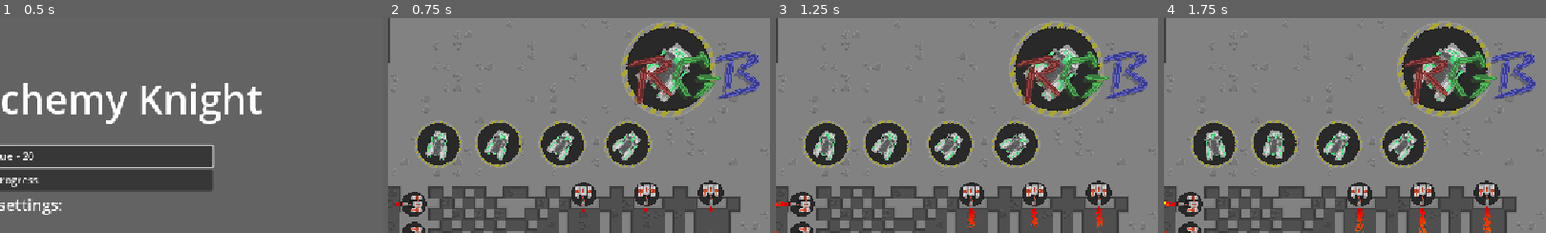
Above: before the commit, frames 1-4 (left to right).
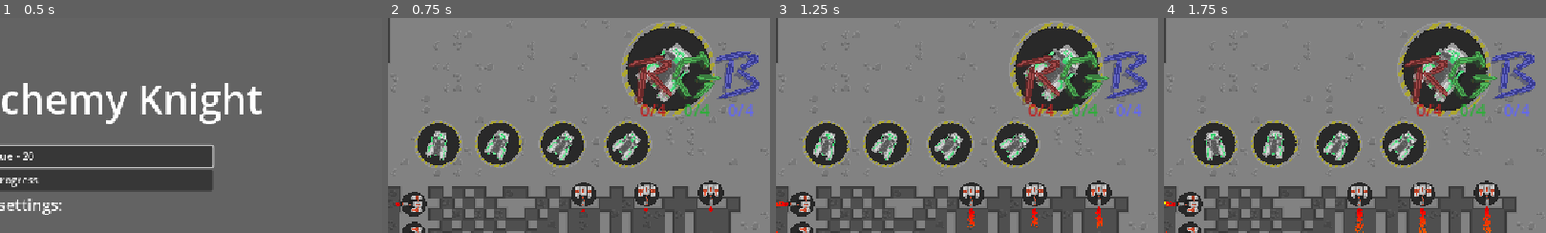
Above: after the commit, the same moments.

Repository: IwailerI/micro-jam-colors
Game: Godot game, scene res://scenes/mainmenu/mainmenu.tscn
Same seed, same stepped clock (60 frames per second), same inputs: the game is played once before the commit and once after it.
Inputs:
- Up to frame 1 (0.5 s): no input
- Up to frame 2 (0.75 s): click "Continue - 20" at 0.5 s
- Up to frame 3 (1.25 s): no input
- Up to frame 4 (1.75 s): hold D (movement_right) from 1.28 s (still down); hold Space (throttle) from 1.28 s (still down)
The pictures show only the part of the screen within x 50-100%, y 0-50%; the shares and areas given below are measured in that part.

Frame 1 is identical in both runs. In frame 2, 0.6% of the frame differs, in the area x 66-96%, y 40-46%; in frame 3, 0.6%; in frame 4, 0.6%.

Commit message:
added rgb numbers

Diff:
--- a/objects/potion_color_display/potion_color_display.gd
+++ b/objects/potion_color_display/potion_color_display.gd
@@ -20,14 +20,17 @@
 	r = {
 		unlit = [$RGB/R/Unlit1, $RGB/R/Unlit2, $RGB/R/Unlit3, $RGB/R/Unlit4],
 		lit = [$RGB/R/Lit1, $RGB/R/Lit2, $RGB/R/Lit3, $RGB/R/Lit4],
+		label = $RGB/R/Label,
 	},
 	g = {
 		unlit = [$RGB/G/Unlit1, $RGB/G/Unlit2, $RGB/G/Unlit3, $RGB/G/Unlit4],
 		lit = [$RGB/G/Lit1, $RGB/G/Lit2, $RGB/G/Lit3, $RGB/G/Lit4],
+		label = $RGB/G/Label,
 	},
 	b = {
 		unlit = [$RGB/B/Unlit2, $RGB/B/Unlit3, $RGB/B/Unlit4, $RGB/B/Unlit1],
 		lit = [$RGB/B/Lit2, $RGB/B/Lit3, $RGB/B/Lit4, $RGB/B/Lit1],
+		label = $RGB/B/Label,
 	},
 }
 
@@ -68,6 +71,7 @@
 	for i: int in 4:
 		t.tween_property(data.unlit[i], "modulate:a", float(want > i), dur)
 		t.tween_property(data.lit[i], "modulate:a", float(have > i), dur)
+	data.label.text = "%d/%d" % [have, want]
 
 
 func _get_target_col(have: int, want: int) -> Color:
--- a/objects/potion_color_display/potion_color_display.tscn
+++ b/objects/potion_color_display/potion_color_display.tscn
@@ -369,6 +369,15 @@
 centered = false
 metadata/_edit_lock_ = true
 
+[node name="Label" type="Label" parent="RGB/R"]
+modulate = Color(0.733333, 0.145098, 0.145098, 1)
+offset_left = -11.6388
+offset_top = 16.8101
+offset_right = 13.3612
+offset_bottom = 39.8101
+text = "1/2"
+horizontal_alignment = 1
+
 [node name="G" type="Node2D" parent="RGB"]
 position = Vector2(-19, 3)
 
@@ -448,6 +457,15 @@
 centered = false
 metadata/_edit_lock_ = true
 
+[node name="Label" type="Label" parent="RGB/G"]
+modulate = Color(0.180392, 0.678431, 0.223529, 1)
+offset_left = -4.81014
+offset_top = 20.8101
+offset_right = 20.1899
+offset_bottom = 43.8101
+text = "1/2"
+horizontal_alignment = 1
+
 [node name="B" type="Node2D" parent="RGB"]
 position = Vector2(30, 4)
 
@@ -526,3 +544,12 @@
 texture = SubResource("AtlasTexture_m3xhm")
 centered = false
 metadata/_edit_lock_ = true
+
+[node name="Label" type="Label" parent="RGB/B"]
+modulate = Color(0.388235, 0.407843, 0.933333, 1)
+offset_left = -11.338
+offset_top = 20.4536
+offset_right = 13.662
+offset_bottom = 43.4537
+text = "1/2"
+vertical_alignment = 1
